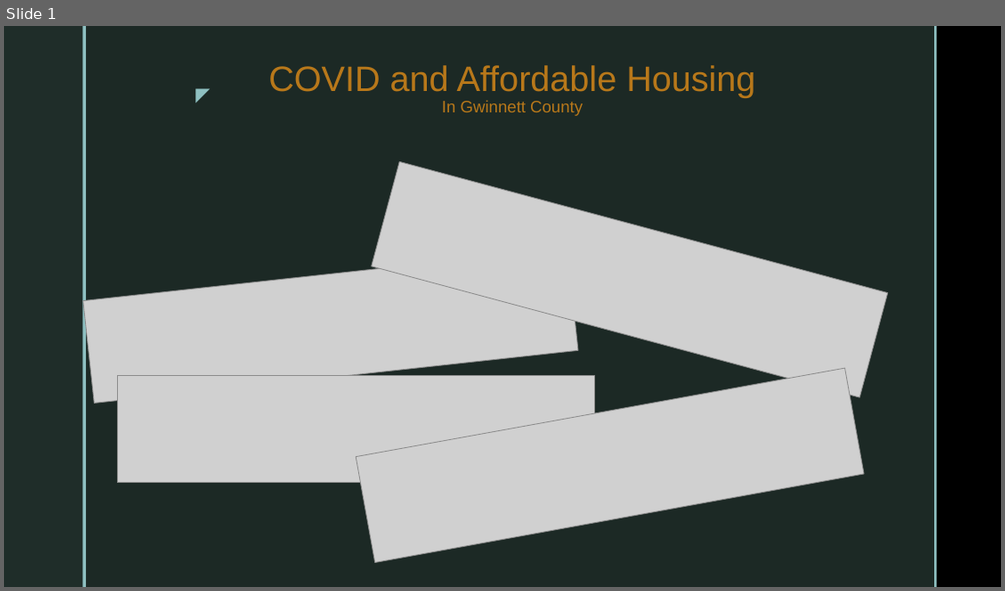
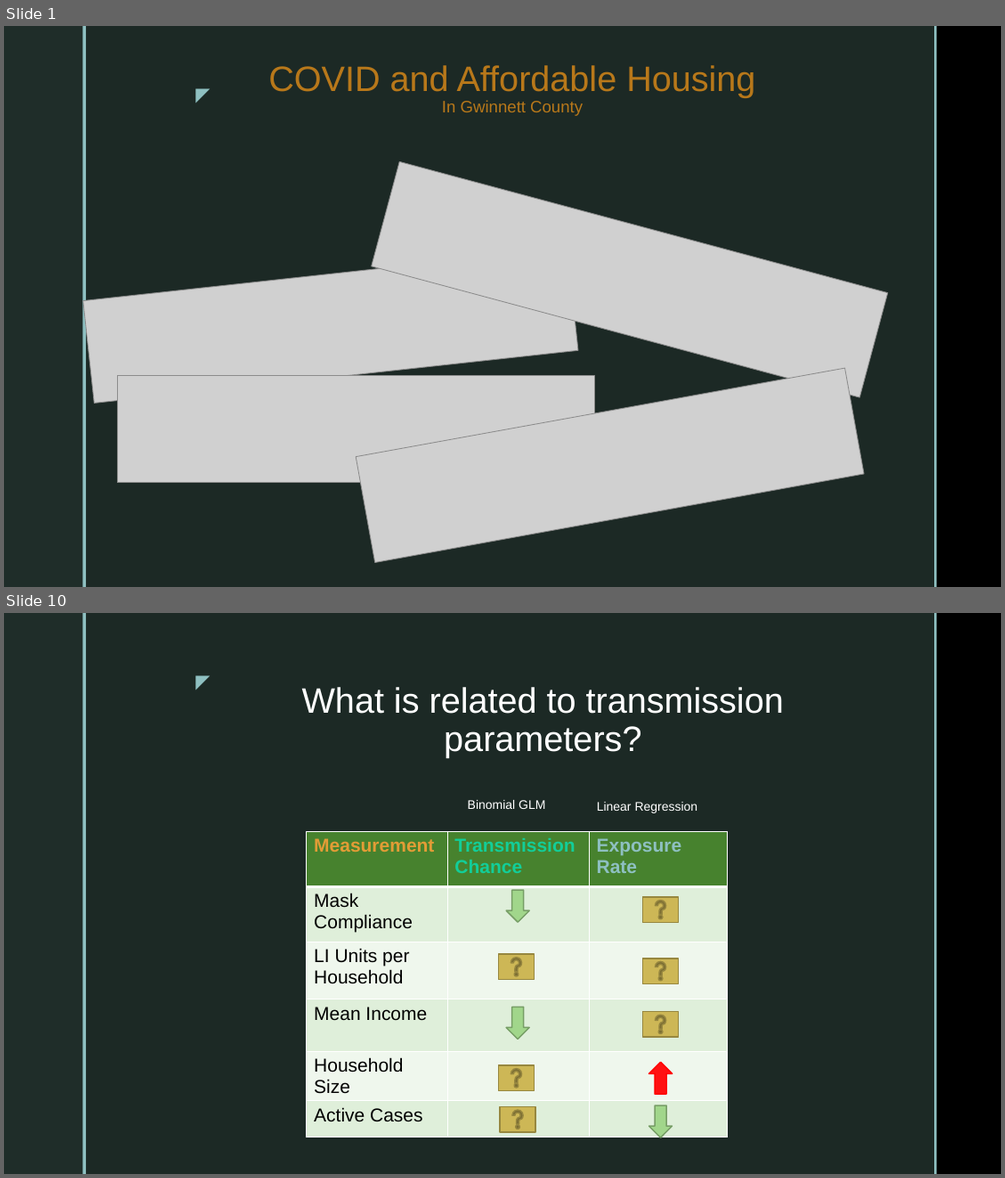
Before and after one commit to CaseCal/housing-covid-transmission, a slide deck: COVID and Affordable Housing.pptx. Shown one above the other, each under a label of ours: slide 1 before the commit, slides 1 and 10 after it; the slides between them are not shown. The pictures are 1005x591 and 1005x1178 pixels, drawn with LibreOffice and Linux fonts; fonts in the diff are those of the drawing; grey boxes stand for pictures; background and template pictures are left out. Boxes give left, top, right and bottom in pixels: in the first picture for what was removed or moved away, otherwise in the second. Text is boxed around its words. In the diff, an @@ line names an element or a change of style, - is before the commit and + after.

```diff
--- a/COVID and Affordable Housing.pptx
+++ b/COVID and Affordable Housing.pptx
@@ slide 10 added at [4,613,1001,1174], background picture (left out); not listed: 5 template elements that a slide beside it also shows @@
@@ title added at [302,687,784,758], 34 pt, text #FFFFFF @@
+What is related to transmission parameters?
@@ text added at [468,800,545,809], 12 pt, text #FFFFFF @@
+Binomial GLM
@@ text added at [597,802,698,813], 12 pt, text #FFFFFF @@
+Linear Regression
@@ table added at [307,831,728,1140], 6 rows, 3 columns @@
+Measurement | Transmission Chance | Exposure Rate
+Mask Compliance |  | 
+LI Units per Household |  | 
+Mean Income |  | 
+Household Size |  | 
+Active Cases |  | 
@@ right arrow added at [507,890,530,922], fill #A1D68B, outline #779E67 1.25 pt @@
@@ action button help added at [643,897,679,923], fill #CDB756, outline #988740 1.25 pt @@
@@ action button help added at [498,954,534,980], fill #CDB756, outline #988740 1.25 pt @@
@@ action button help added at [643,958,679,984], fill #CDB756, outline #988740 1.25 pt @@
@@ right arrow added at [507,1007,530,1039], fill #A1D68B, outline #779E67 1.25 pt @@
@@ action button help added at [643,1012,679,1037], fill #CDB756, outline #988740 1.25 pt @@
@@ action button help added at [498,1065,534,1091], fill #CDB756, outline #988740 1.25 pt @@
@@ right arrow added at [649,1062,672,1094], fill #FF1111, outline #FF0000 1.25 pt @@
@@ action button help added at [500,1107,535,1132], fill #CDB756, outline #988740 1.25 pt @@
@@ right arrow added at [649,1105,672,1137], fill #A1D68B, outline #779E67 1.25 pt @@
```
Also in this commit, not shown: 2 slides changed, 7 other slides added, 1 other file.
